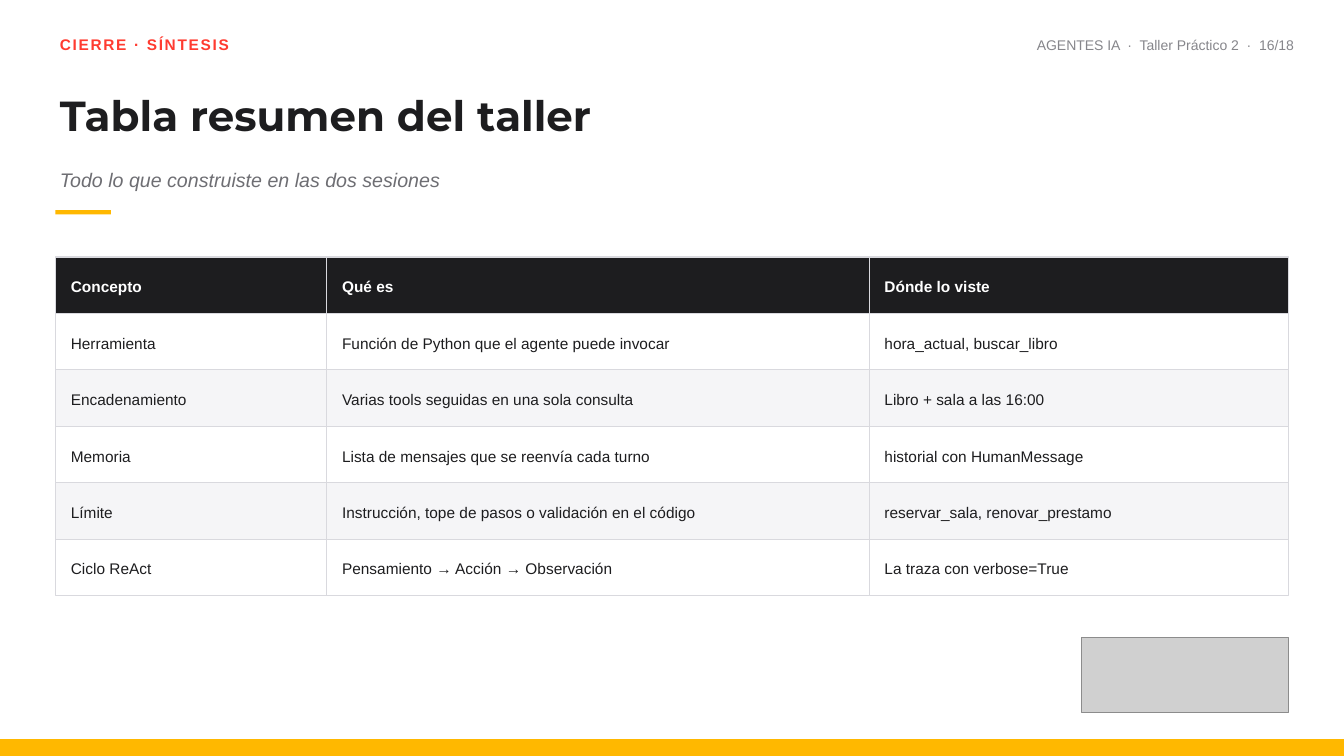
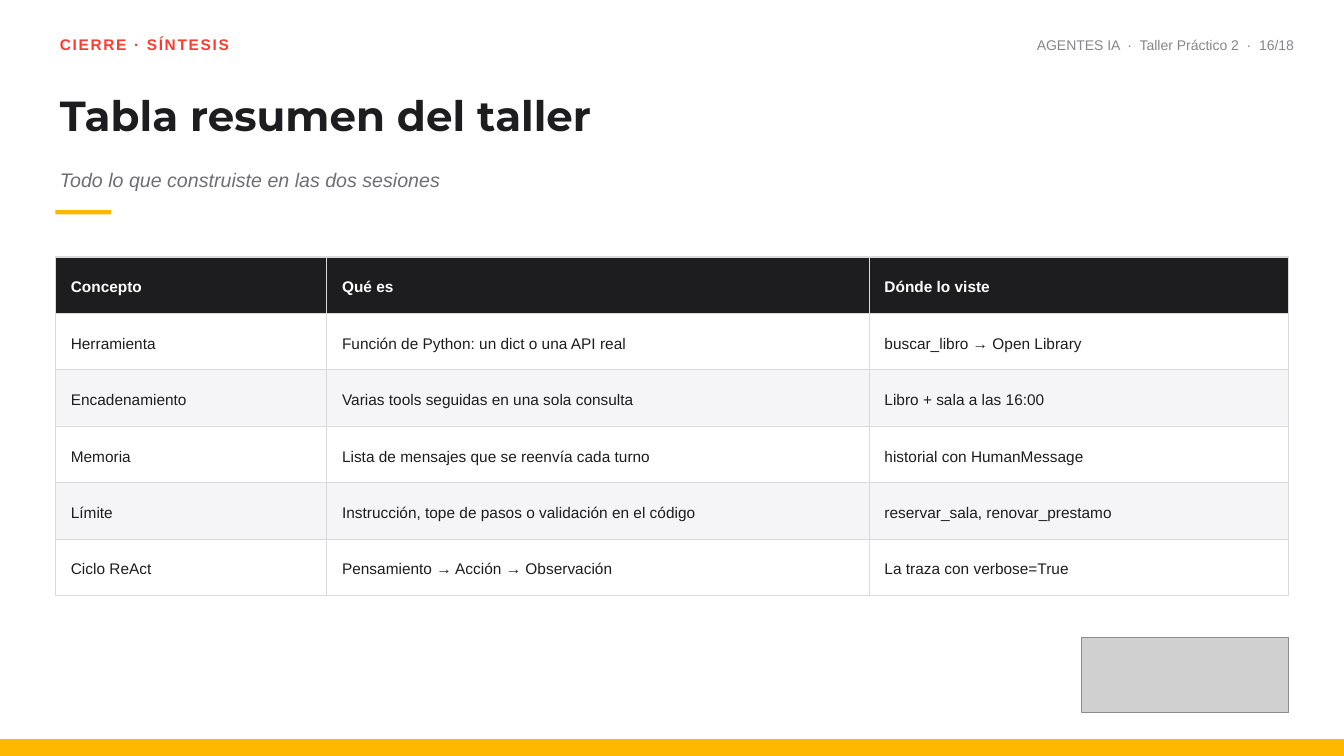
Before and after one commit to Giocrisrai/taller-ia-agentes-biblioteca, a slide deck: slide 16 of presentaciones/Taller_Practico_2.pptx. Drawn at 1344x756 pixels with LibreOffice and Linux fonts; fonts in the diff are those of the drawing; grey boxes stand for pictures. Boxes give left, top, right and bottom in pixels: in the first picture for what was removed or moved away, otherwise in the second. Text is boxed around its words. In the diff, an @@ line names an element or a change of style, - is before the commit and + after.

```diff
--- a/presentaciones/Taller_Practico_2.pptx
+++ b/presentaciones/Taller_Practico_2.pptx
@@ text at (x1=342, y1=337, x2=626, y2=352): text changed @@
-Función de Python que el agente puede invocar
+Función de Python: un dict o una API real
@@ text at (x1=884, y1=338, x2=1081, y2=352): text changed @@
-hora_actual, buscar_libro
+buscar_libro → Open Library
```
Also in this commit, not shown: 2 other slides changed, 8 other files.
